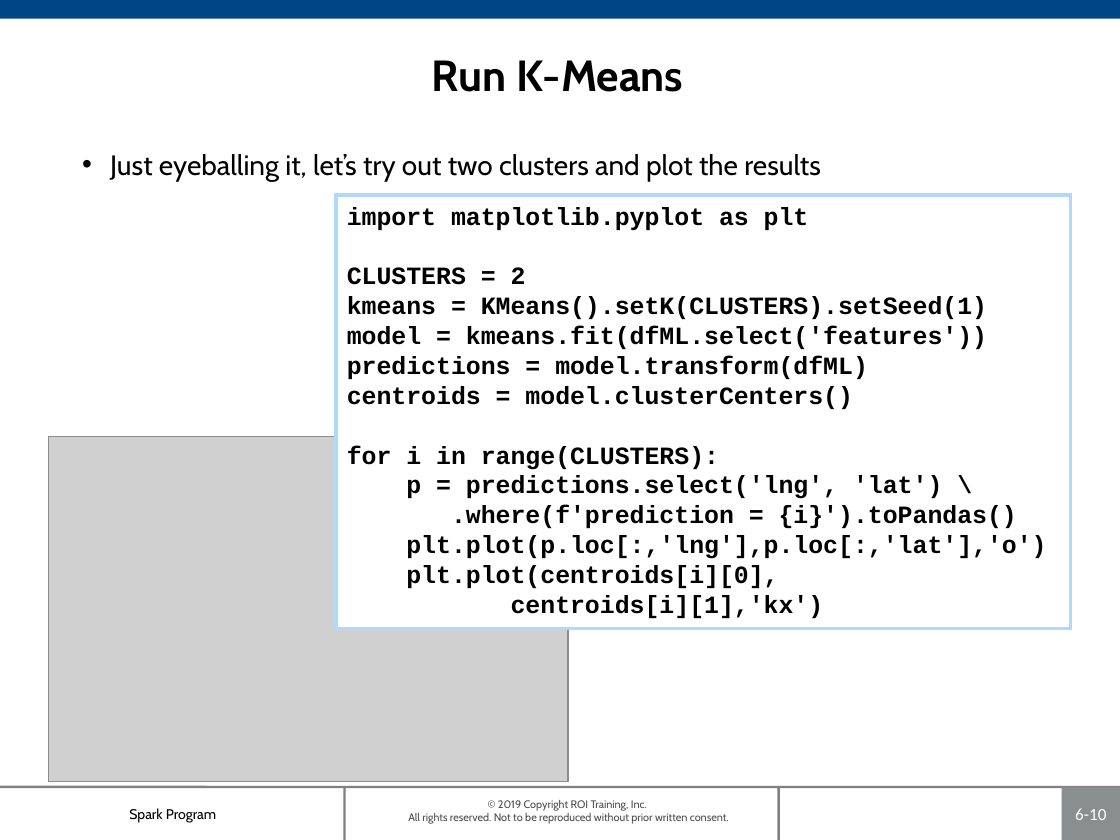
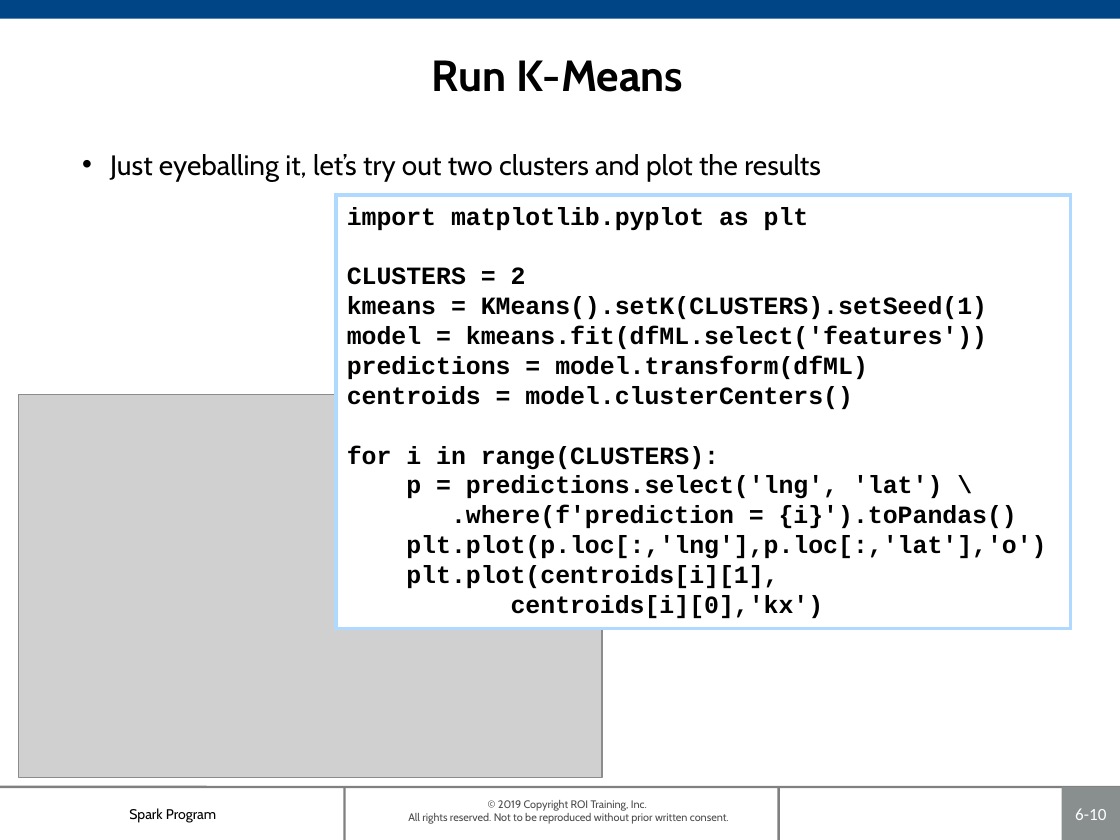
Before and after one commit to roitraining/SparkProgram, a slide deck: slide 10 of Day6/Ch06-ClusterAnalysis.pptx. Drawn at 1120x840 pixels with LibreOffice and Linux fonts; fonts in the diff are those of the drawing; grey boxes stand for pictures; background and template pictures are left out. Boxes give left, top, right and bottom in pixels: in the first picture for what was removed or moved away, otherwise in the second. Text is boxed around its words. In the diff, an @@ line names an element or a change of style, - is before the commit and + after.

Commit message:
2.0.5

```diff
--- a/Day6/Ch06-ClusterAnalysis.pptx
+++ b/Day6/Ch06-ClusterAnalysis.pptx
@@ picture: place and size @@
-picture at (49, 437, 569, 782)
+picture at (19, 394, 603, 777)
@@ text in rectangle at (406, 565, 824, 618): text changed @@
-plt.plot(centroids[i][0],
-centroids[i][1],'kx')
+plt.plot(centroids[i][1],
+centroids[i][0],'kx')
```
Also in this commit, not shown: 1 other slide changed.
